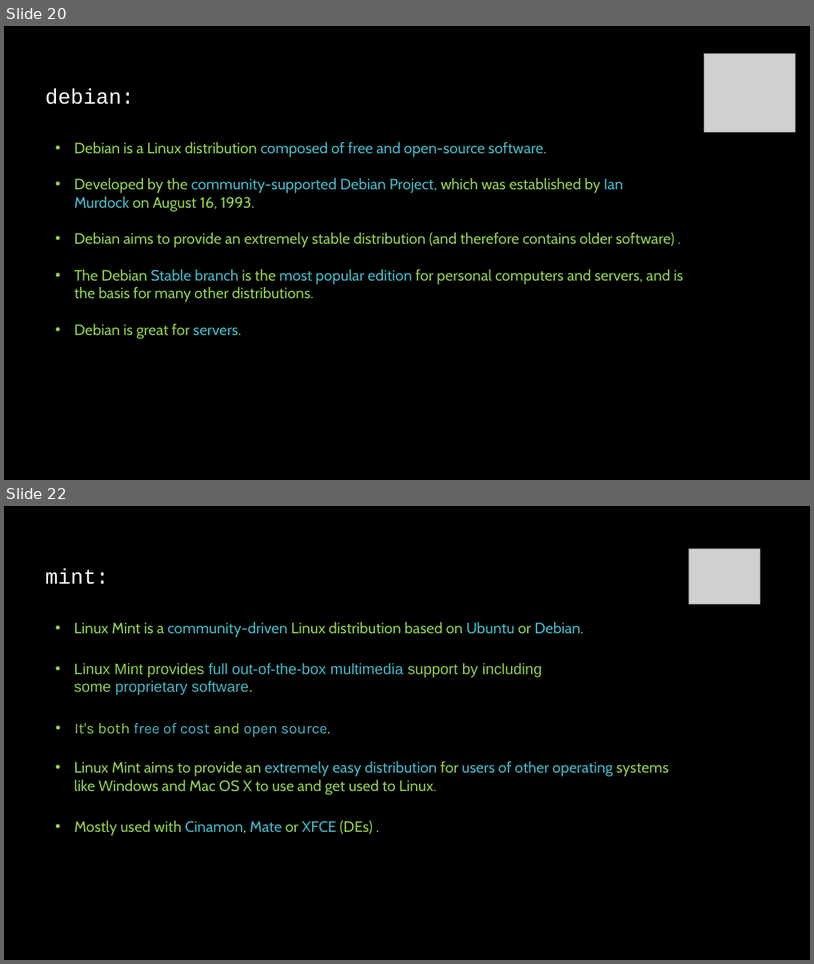
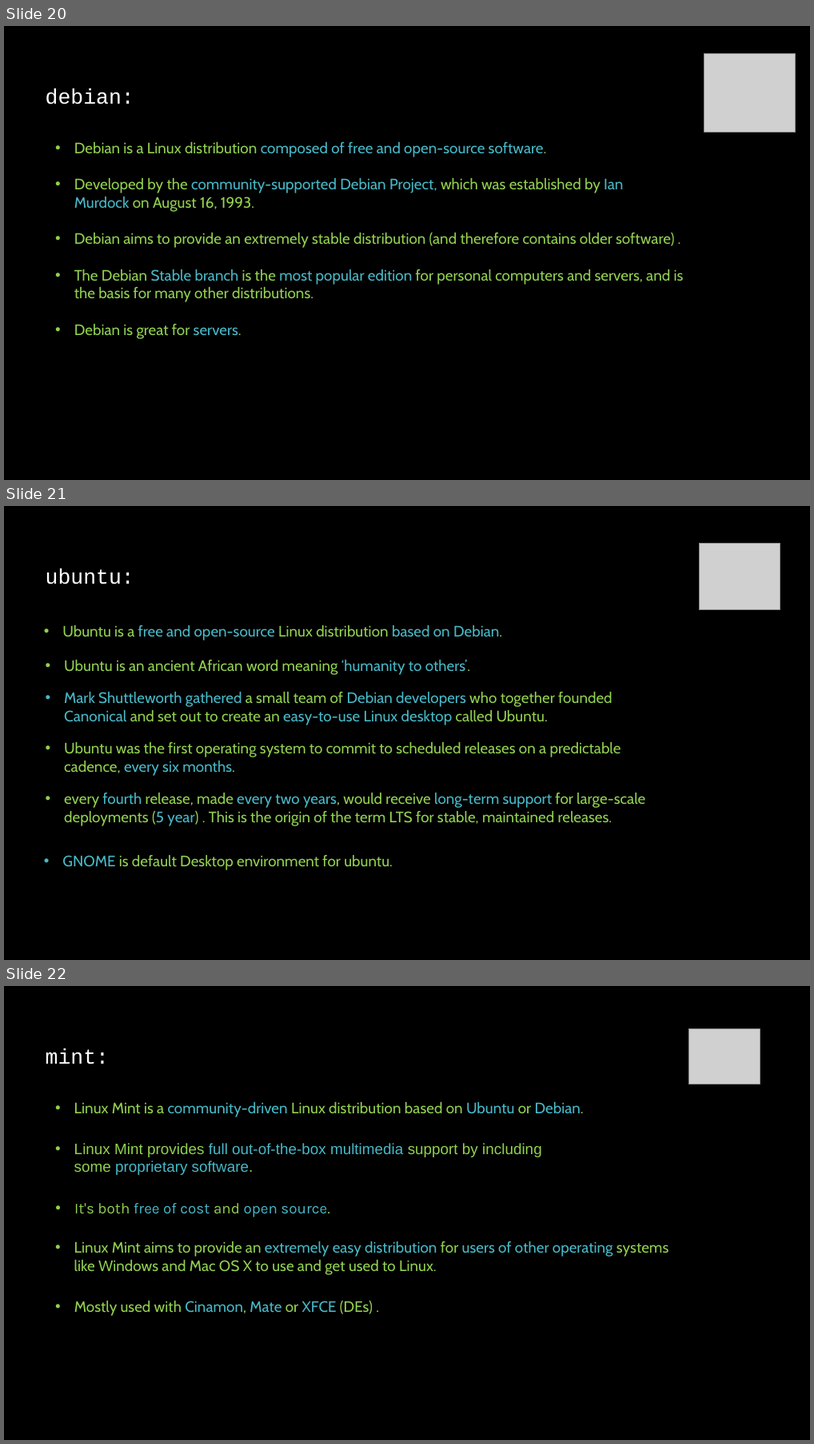
Before and after one commit to linuxfestival/introduction-to-linux-resources, a slide deck: PowerPoint/amirkabir_linux_festival.pptx. Shown one above the other, each under a label of ours: slides 20 and 22 before the commit, slides 20, 21 and 22 after it; the slides between them are not shown. The pictures are 814x964 and 814x1444 pixels, drawn with LibreOffice and Linux fonts; fonts in the diff are those of the drawing; grey boxes stand for pictures. Boxes give left, top, right and bottom in pixels: in the first picture for what was removed or moved away, otherwise in the second. Text is boxed around its words. In the diff, an @@ line names an element or a change of style, - is before the commit and + after.

Commit message:
Ubuntu and fedora added

```diff
--- a/PowerPoint/amirkabir_linux_festival.pptx
+++ b/PowerPoint/amirkabir_linux_festival.pptx
@@ slide 21 added at [4,506,810,960], background #000000 @@
@@ picture added at [700,544,780,610] @@
@@ title added at [46,569,134,584], 25.2 pt, text #FFFFFF @@
+ubuntu:
@@ text added at [62,625,502,640], 18 pt, text #47B8C7 @@
+• Ubuntu is a free and open-source Linux distribution based on Debian.
@@ text added at [64,660,470,675], 18 pt, text #92D050 @@
+• Ubuntu is an ancient African word meaning ‘humanity to others’.
@@ text added at [64,692,613,725], 18 pt, text #47B8C7 @@
+• Mark Shuttleworth gathered a small team of Debian developers who together founded Canonical and set out to create an easy-to-use Linux desktop called Ubuntu.
@@ text added at [64,742,622,776], 18 pt, text #92D050 @@
+• Ubuntu was the first operating system to commit to scheduled releases on a predictable cadence, every six months.
@@ text added at [64,792,646,826], 18 pt, text #92D050 @@
+• every fourth release, made every two years, would receive long-term support for large-scale deployments (5 year) . This is the origin of the term LTS for stable, maintained releases.
@@ text added at [62,855,393,870], 18 pt, text #92D050 @@
+• GNOME is default Desktop environment for ubuntu.
```
Also in this commit, not shown: 1 other slide added, 1 slide removed.
